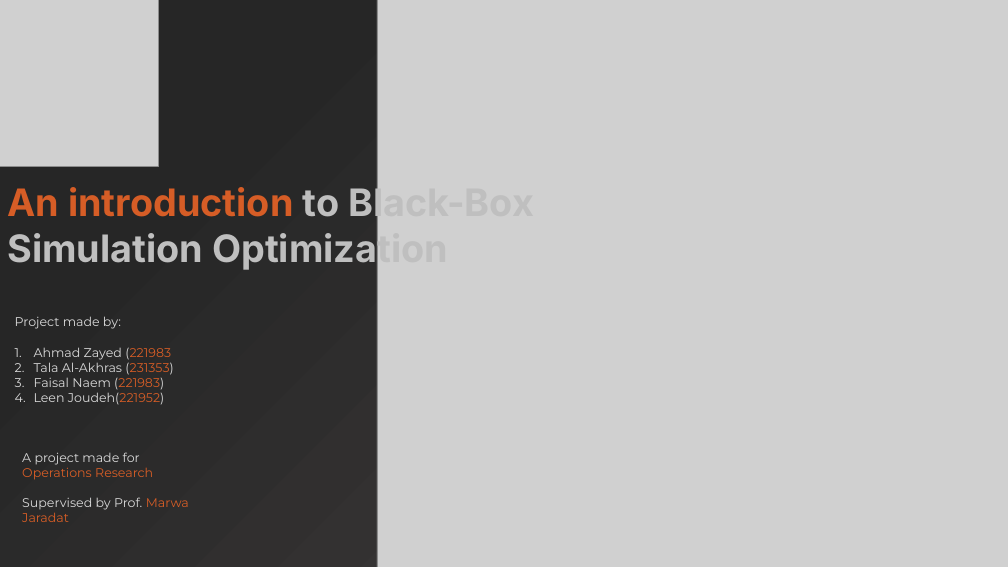
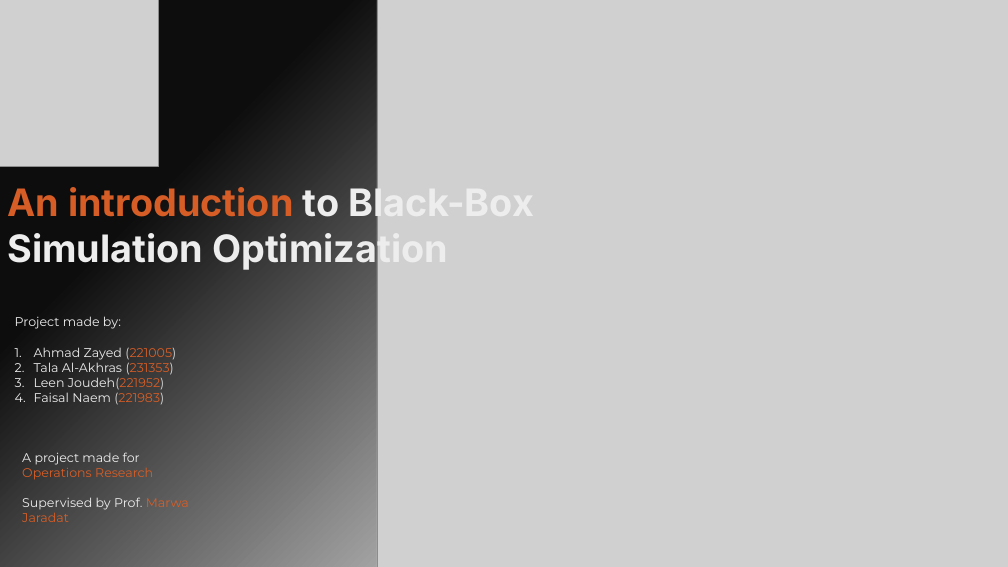
Before and after one commit to MrBonedud/Black-Box-Simulation-Optimization, a slide deck: slide 1 of Operations Research.pptx. Drawn at 1008x567 pixels with LibreOffice and Linux fonts; fonts in the diff are those of the drawing; grey boxes stand for pictures. Boxes give left, top, right and bottom in pixels: in the first picture for what was removed or moved away, otherwise in the second. Text is boxed around its words. In the diff, an @@ line names an element or a change of style, - is before the commit and + after.

```diff
--- a/Operations Research.pptx
+++ b/Operations Research.pptx
@@ background gradient #3B3838 to #262626 to gradient #F2F2F2 to #0D0D0D @@
@@ text "An introduction to Black-Box Simulation ..." at [7,184,534,270]: text colour #BFBFBF to #EDEDED in "to Black-Box Simulation Optimization" @@
@@ text at [15,316,174,405]: text colour #D9D9D9 to #EDEDED in "Project made by:", "Tala Al-Akhras", "Faisal Naem" @@
@@ text at [34,347,176,360]: text changed; text colour #D9D9D9 to #EDEDED @@
-1. Ahmad Zayed (221983
+1. Ahmad Zayed (221005)
@@ text at [34,374,164,390]: paragraph added @@
+3. Leen Joudeh(221952)
@@ text at [34,392,164,404]: paragraph removed @@
-4. Leen Joudeh(221952)
@@ text "A project made for Operations ..." at [22,452,189,522]: text colour #D9D9D9 to #EDEDED in "A project made for", "Supervised by Prof." @@
```
Also in this commit, not shown: 6 other slides changed, 9 slides added, 2 other files.
